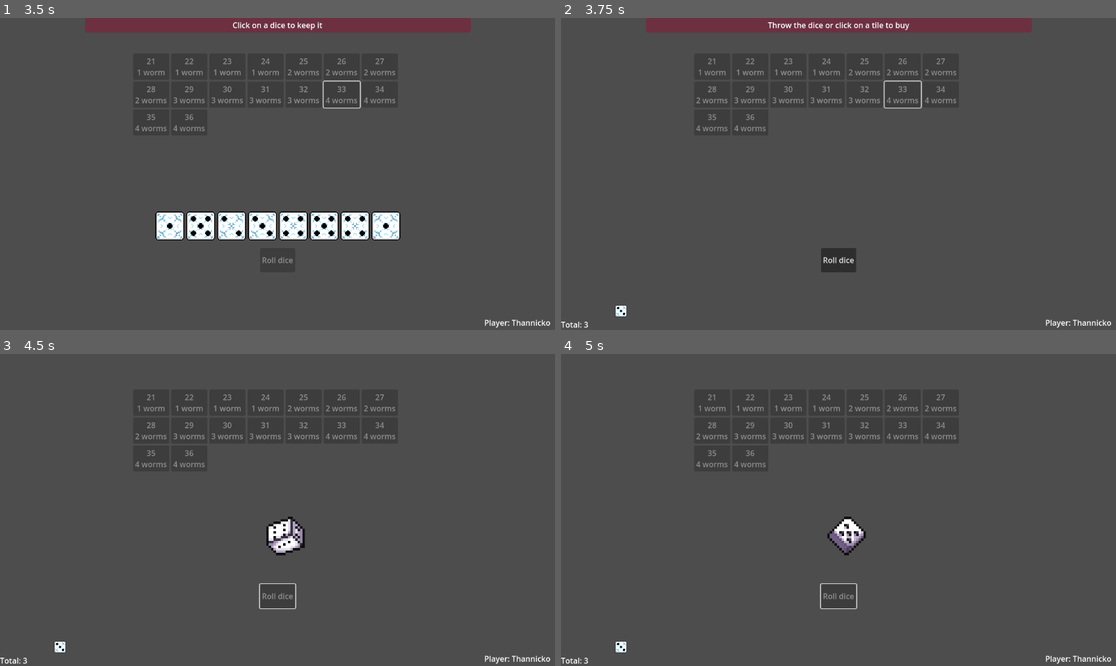
Above: before the commit, frames 1-4 (two rows, left to right).
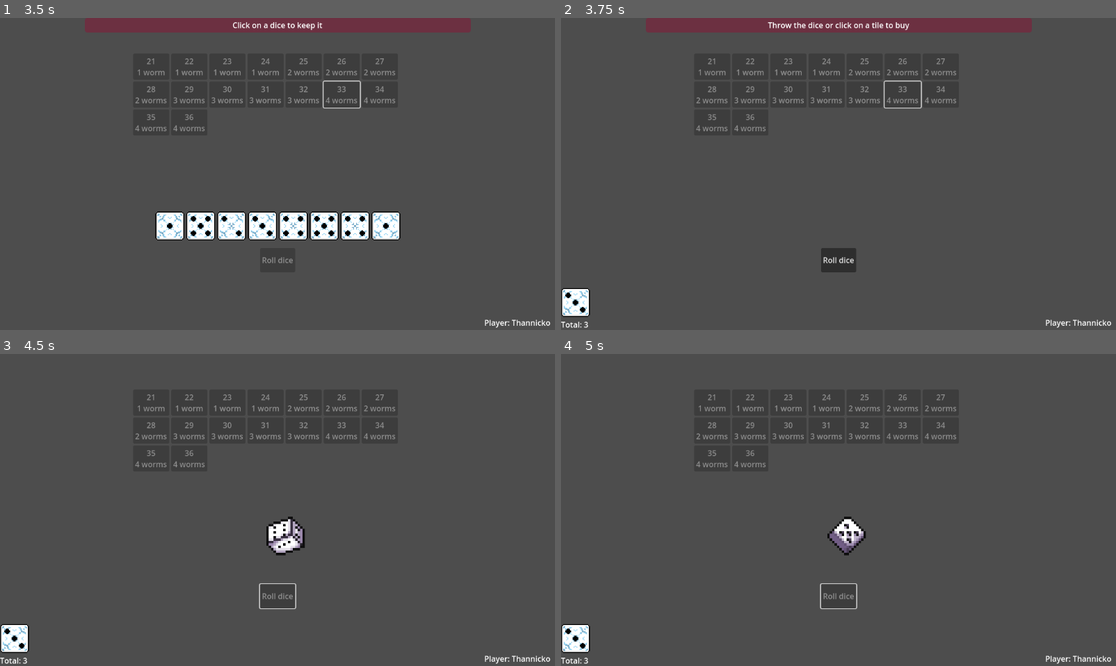
Above: after the commit, the same moments.

Repository: thannicko/Rainworms
Game: Godot game, scene res://Scenes/Game.tscn
The game is run twice, just before and just after one commit, with the same random seed, the same clock (stepped at 60 frames per second) and the same inputs.
Inputs (mouse positions are in pixels of both pictures, inside the frame that each line leads up to):
- Up to frame 1 (3.5 s): click "Roll dice" at 0.5 s; move the mouse to (399, 158) at 1.27 s; click (399, 158) at 1.42 s; tap A at 2, 2.75 s; move the mouse to (166, 189) at 2.02 s; click (166, 189) at 2.17 s; move the mouse to (333, 105) at 2.77 s; click (333, 105) at 2.92 s
- Up to frame 2 (3.75 s): tap A at 3.5 s; move the mouse to (810, 236) at 3.52 s; click (810, 236) at 3.67 s
- Up to frame 3 (4.5 s): click "Roll dice" at 4.25 s
- Up to frame 4 (5 s): no input

Frame 1 is identical in both runs. In frame 2, 0.5% of the frame differs, in the area x 0-12%, y 86-96%; in frame 3, 0.5%; in frame 4, 0.5%.

Commit message:
Move layout around

Diff:
--- a/Scenes/Game.tscn
+++ b/Scenes/Game.tscn
@@ -153,11 +153,11 @@
 offset_top = -52.0
 offset_right = 250.0
 grow_vertical = 0
+size_flags_horizontal = 2
 
 [node name="KeepDiceContainer" type="HBoxContainer" parent="CanvasLayer/KeepDiceContianer"]
-custom_minimum_size = Vector2(250, 25)
-layout_mode = 2
-alignment = 1
+custom_minimum_size = Vector2(250, 60)
+layout_mode = 2
 
 [node name="TextureRect" type="TextureRect" parent="CanvasLayer/KeepDiceContianer/KeepDiceContainer"]
 layout_mode = 2
@@ -235,15 +235,17 @@
 grow_horizontal = 2
 grow_vertical = 2
 
-[node name="BoughtTilesContainer" type="HFlowContainer" parent="CanvasLayer"]
+[node name="BoughtTilesContainer" type="VFlowContainer" parent="CanvasLayer"]
+custom_minimum_size = Vector2(0, 5)
 anchors_preset = 7
 anchor_left = 0.5
 anchor_top = 1.0
 anchor_right = 0.5
 anchor_bottom = 1.0
-offset_left = -250.0
-offset_top = -48.0
-offset_right = 250.0
-offset_bottom = -8.0
+offset_left = 391.0
+offset_top = -331.0
+offset_right = 396.0
+offset_bottom = -291.0
 grow_horizontal = 2
 grow_vertical = 0
+size_flags_horizontal = 3
